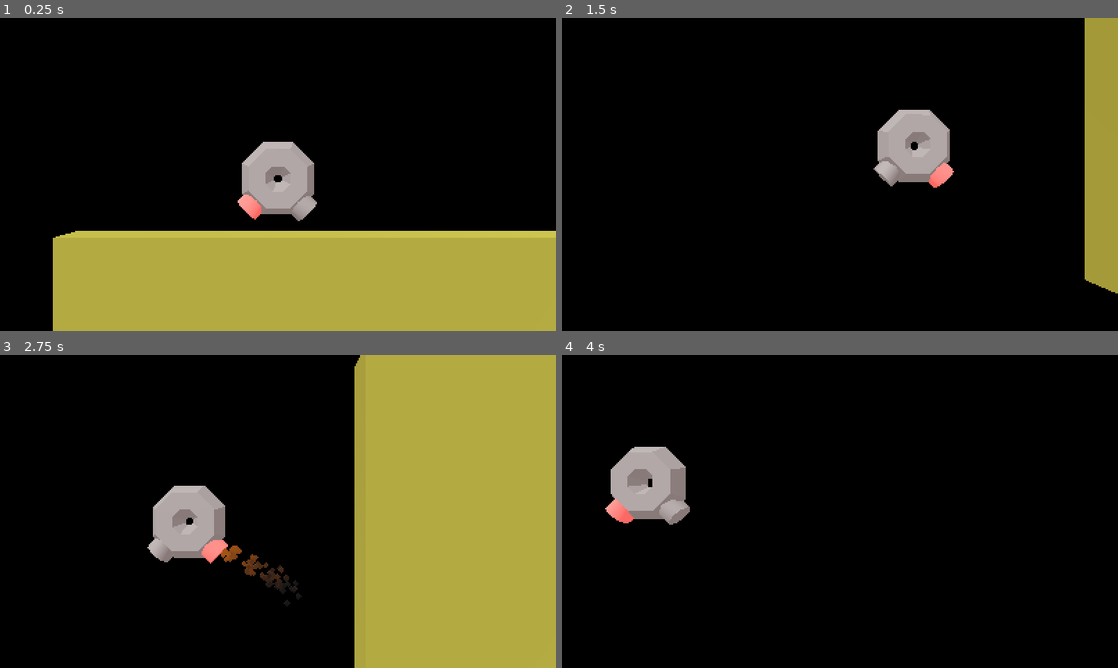
Above: before the commit, frames 1-4 (two rows, left to right).
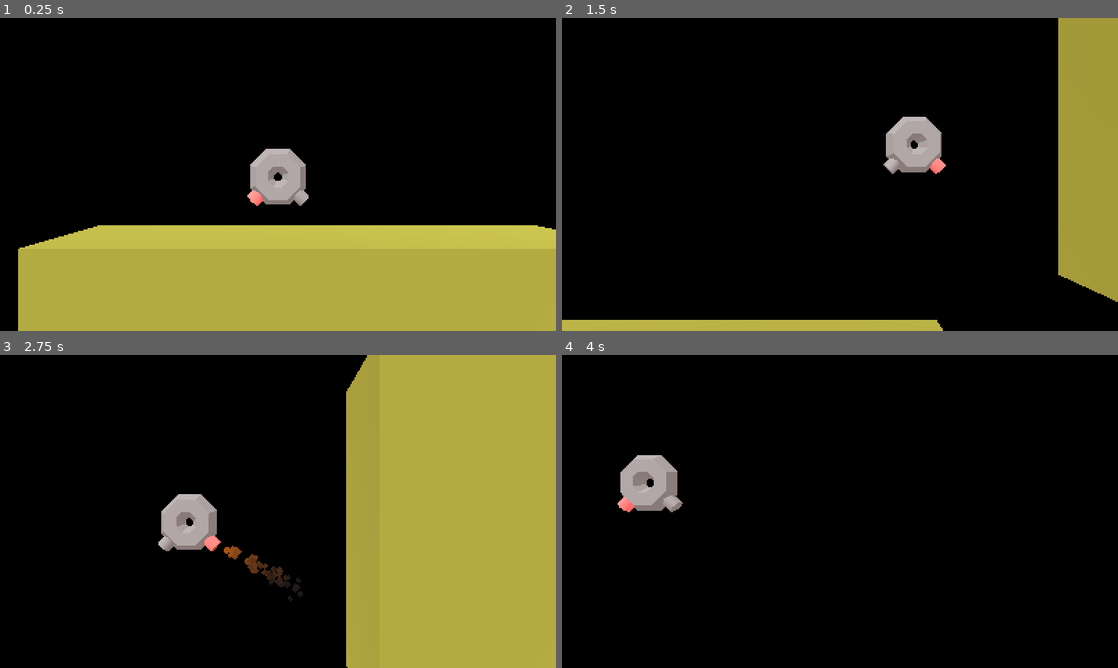
Above: after the commit, the same moments.

Repository: zommerfelds/hover-craft-gmtk-2026
Game: Godot game, scene res://main_scene.tscn
Two runs of this game, one before a commit and one after it. Both use one fixed random seed, a clock stepped at 60 frames per second and the inputs below.
Inputs:
- Up to frame 1 (0.25 s): no input
- Up to frame 2 (1.5 s): hold Space (thrust) 0.53-1.28 s
- Up to frame 3 (2.75 s): hold Space (thrust) from 2.03 s (still down)
- Up to frame 4 (4 s): release Space (thrust) at 3.53 s

The runs differ from the first frame. In frame 1, 4.8% of the frame differs, in the area x 3-100%, y 39-100%; in frame 2, 8.1%, in the area x 0-100%, y 0-100%; in frame 3, 3.2%; in frame 4, 1.7%.

Commit message:
more ray casts across the bottom of the ship

Diff:
--- a/camera.gd
+++ b/camera.gd
@@ -18,7 +18,7 @@
 	velocity.x += pid_output_x
 	var pid_output_y = pid_controller_y.calculate(target.y, position.y, delta)
 	velocity.y += pid_output_y
-	print(pid_output_x, " ", pid_output_y)
+	# print(pid_output_x, " ", pid_output_y)
 
 	position.x += velocity.x * delta
 	position.y += velocity.y * delta
--- a/main_scene.tscn
+++ b/main_scene.tscn
@@ -16,7 +16,7 @@
 emission_shape = 6
 emission_ring_axis = Vector3(0, 1, 0)
 emission_ring_height = 0.0
-emission_ring_radius = 0.2
+emission_ring_radius = 0.08
 emission_ring_inner_radius = 0.0
 emission_ring_cone_angle = 90.0
 inherit_velocity_ratio = 1.0
@@ -61,11 +61,24 @@
 [node name="CSGTorus3D" type="CSGTorus3D" parent="Player/PlayerVisual" unique_id=135159807]
 transform = Transform3D(0.9235895, -3.336202e-09, 0.38338315, -0.38338315, -1.7335406e-08, 0.9235895, 3.5648204e-09, -1, -1.728984e-08, 0, 0.44500732, 0)
 inner_radius = 0.106
+outer_radius = 0.772
 smooth_faces = false
 
 [node name="CollisionShape3D" type="CollisionShape3D" parent="Player" unique_id=733718507]
 transform = Transform3D(1, 0, 0, 0, 1, 0, 0, 0, 1, 0.0020751953, 0.37937954, 0)
 shape = SubResource("BoxShape3D_t18f2")
+
+[node name="RayCast3D3" type="RayCast3D" parent="Player" unique_id=1828096776]
+unique_name_in_owner = true
+transform = Transform3D(1, 0, 0, 0, 1, 0, 0, 0, 1, 0.773, -0.046, 0)
+top_level = true
+target_position = Vector3(0, -10, 0)
+
+[node name="RayCast3D2" type="RayCast3D" parent="Player" unique_id=1394318904]
+unique_name_in_owner = true
+transform = Transform3D(1, 0, 0, 0, 1, 0, 0, 0, 1, -0.7731962, -0.045792937, 0)
+top_level = true
+target_position = Vector3(0, -10, 0)
 
 [node name="RayCast3D" type="RayCast3D" parent="Player" unique_id=1048577369]
 unique_name_in_owner = true
@@ -74,7 +87,7 @@
 
 [node name="ParticlesLeft" type="GPUParticles3D" parent="Player" unique_id=997305581]
 unique_name_in_owner = true
-transform = Transform3D(0.70710677, 0.70710677, 0, -0.70710677, 0.70710677, 0, 0, 0, 1, -0.43318176, 0.019610971, 0)
+transform = Transform3D(0.70710677, 0.70710677, 0, -0.70710677, 0.70710677, 0, 0, 0, 1, -0.42905867, 0.054571405, 0)
 amount = 100
 lifetime = 0.15000000000000002
 process_material = SubResource("ParticleProcessMaterial_jp3p1")
@@ -82,13 +95,13 @@
 
 [node name="CSGCylinderLeft" type="CSGCylinder3D" parent="Player/ParticlesLeft" unique_id=947413816]
 unique_name_in_owner = true
-transform = Transform3D(1, 0, 0, 0, 1, 0, 0, 0, 1, 0.012254119, -0.3211112, 0)
-radius = 0.33007813
+transform = Transform3D(1, 0, 0, 0, 1, 0, 0, 0, 1, 0, -0.112, 0)
+radius = 0.185
 height = 0.423
 
 [node name="ParticlesRight" type="GPUParticles3D" parent="Player" unique_id=507934183]
 unique_name_in_owner = true
-transform = Transform3D(0.7071067, -0.7071068, 0, 0.7071068, 0.7071067, 0, 0, 0, 1, 0.39334106, -0.016636282, 0)
+transform = Transform3D(0.7071067, -0.7071068, 0, 0.7071068, 0.7071067, 0, 0, 0, 1, 0.44390696, 0.056166053, 0)
 amount = 100
 lifetime = 0.15000000000000002
 process_material = SubResource("ParticleProcessMaterial_jp3p1")
@@ -96,8 +109,8 @@
 
 [node name="CSGCylinderRight" type="CSGCylinder3D" parent="Player/ParticlesRight" unique_id=389142240]
 unique_name_in_owner = true
-transform = Transform3D(0.99999964, 0, 0, 0, 0.99999964, 0, 0, 0, 1, -0.012207091, -0.31751895, 0)
-radius = 0.33007813
+transform = Transform3D(0.99999964, 0, 0, 0, 0.99999964, 0, 0, 0, 1, 0, -0.112, 0)
+radius = 0.185
 height = 0.423
 
 [node name="WorldEnvironment" type="WorldEnvironment" parent="." unique_id=1179679103]
@@ -112,44 +125,44 @@
 
 [node name="CSGBox3D10" type="CSGBox3D" parent="CSGCombiner3D" unique_id=27216595]
 transform = Transform3D(1, 0, 0, 0, 1, 0, 0, 0, 1, 78.906715, -1.013463, 0)
-size = Vector3(13.132446, 8.335083, 1)
+size = Vector3(13.132446, 8.335083, 3)
 
 [node name="CSGBox3D" type="CSGBox3D" parent="CSGCombiner3D" unique_id=1797923692]
 transform = Transform3D(1, 0, 0, 0, 1, 0, 0, 0, 1, 36.054512, -4.0802813, 0)
-size = Vector3(13.132446, 8.335083, 1)
+size = Vector3(13.132446, 8.335083, 3)
 
 [node name="CSGBox3D2" type="CSGBox3D" parent="CSGCombiner3D" unique_id=1914256246]
 transform = Transform3D(1, 0, 0, 0, 1, 0, 0, 0, 1, 11.484503, -7.232144, 0)
-size = Vector3(13.132446, 8.335083, 1)
+size = Vector3(13.132446, 8.335083, 3)
 
 [node name="CSGBox3D3" type="CSGBox3D" parent="CSGCombiner3D" unique_id=839381008]
 transform = Transform3D(1, 0, 0, 0, 1, 0, 0, 0, 1, 41.520184, -1.2383578, 0)
-size = Vector3(13.132446, 8.335083, 1)
+size = Vector3(13.132446, 8.335083, 3)
 
 [node name="CSGBox3D4" type="CSGBox3D" parent="CSGCombiner3D" unique_id=1275210832]
 transform = Transform3D(1, 0, 0, 0, 1, 0, 0, 0, 1, 18.021551, 4.6661215, 0)
-size = Vector3(13.132446, 8.335083, 1)
+size = Vector3(13.132446, 8.335083, 3)
 
 [node name="CSGBox3D5" type="CSGBox3D" parent="CSGCombiner3D" unique_id=1586920460]
 transform = Transform3D(1, 0, 0, 0, 1, 0, 0, 0, 1, 49.22488, 8.873038, 0)
-size = Vector3(13.132446, 8.335083, 1)
+size = Vector3(13.132446, 8.335083, 3)
 
 [node name="CSGBox3D6" type="CSGBox3D" parent="CSGCombiner3D" unique_id=1146365317]
 transform = Transform3D(1, 0, 0, 0, 1, 0, 0, 0, 1, 23.665127, -8.288952, 0)
-size = Vector3(13.132446, 8.335083, 1)
+size = Vector3(13.132446, 8.335083, 3)
 
 [node name="CSGBox3D7" type="CSGBox3D" parent="CSGCombiner3D" unique_id=1662633030]
 transform = Transform3D(1, 0, 0, 0, 1, 0, 0, 0, 1, 61.142815, 3.277625, 0)
-size = Vector3(13.132446, 8.335083, 1)
+size = Vector3(13.132446, 8.335083, 3)
 
 [node name="CSGBox3D8" type="CSGBox3D" parent="CSGCombiner3D" unique_id=54807089]
 transform = Transform3D(1, 0, 0, 0, 1, 0, 0, 0, 1, 53.705177, -8.676886, 0)
-size = Vector3(13.132446, 8.335083, 1)
+size = Vector3(13.132446, 8.335083, 3)
 
 [node name="CSGBox3D9" type="CSGBox3D" parent="CSGCombiner3D" unique_id=1942324633]
 transform = Transform3D(1, 0, 0, 0, 1, 0, 0, 0, 1, 66.01318, -7.784754, 0)
-size = Vector3(13.132446, 8.335083, 1)
+size = Vector3(13.132446, 8.335083, 3)
 
 [node name="CSGBox3D11" type="CSGBox3D" parent="CSGCombiner3D" unique_id=806063239]
 transform = Transform3D(1, 0, 0, 0, 1, 0, 0, 0, 1, 1.185852, -5.0515747, 0)
-size = Vector3(13.132446, 8.335083, 1)
+size = Vector3(13.132446, 8.335083, 3)
--- a/player.gd
+++ b/player.gd
@@ -6,6 +6,8 @@
 var time_acc = 0.0
 var thrust_ramp = 0.0
 var flip = false
+@onready var ray_cast_objs = [%RayCast3D, %RayCast3D2, %RayCast3D3]
+var ray_casts = []
 
 func _ready() -> void:
 	update_active_cylinder()
@@ -14,10 +16,10 @@
 func _process(delta: float) -> void:
 	if Input.is_action_just_pressed("reset"):
 		get_tree().reload_current_scene()
+	for ray_cast in ray_cast_objs:
+		ray_casts.append({"obj": ray_cast, "offset": ray_cast.position - position})
 
 func _physics_process(delta: float) -> void:
-	%RayCast3D.position = position
-
 	time_acc += delta
 
 	if Input.is_action_just_released("thrust"):
@@ -25,9 +27,12 @@
 		update_active_cylinder()
 
 	var dist = 10.0
-	if %RayCast3D.is_colliding():
-		var hit_point = %RayCast3D.get_collision_point()
-		dist = %RayCast3D.global_position.distance_to(hit_point)
+
+	for ray_cast in ray_casts:
+		ray_cast.obj.position = position + ray_cast.offset
+		if ray_cast.obj.is_colliding():
+			var hit_point = ray_cast.obj.get_collision_point()
+			dist = min(dist, ray_cast.obj.global_position.distance_to(hit_point))
 
 	var thrust = 0
 	var pid_output = pid_controller.calculate(1, dist, delta)
